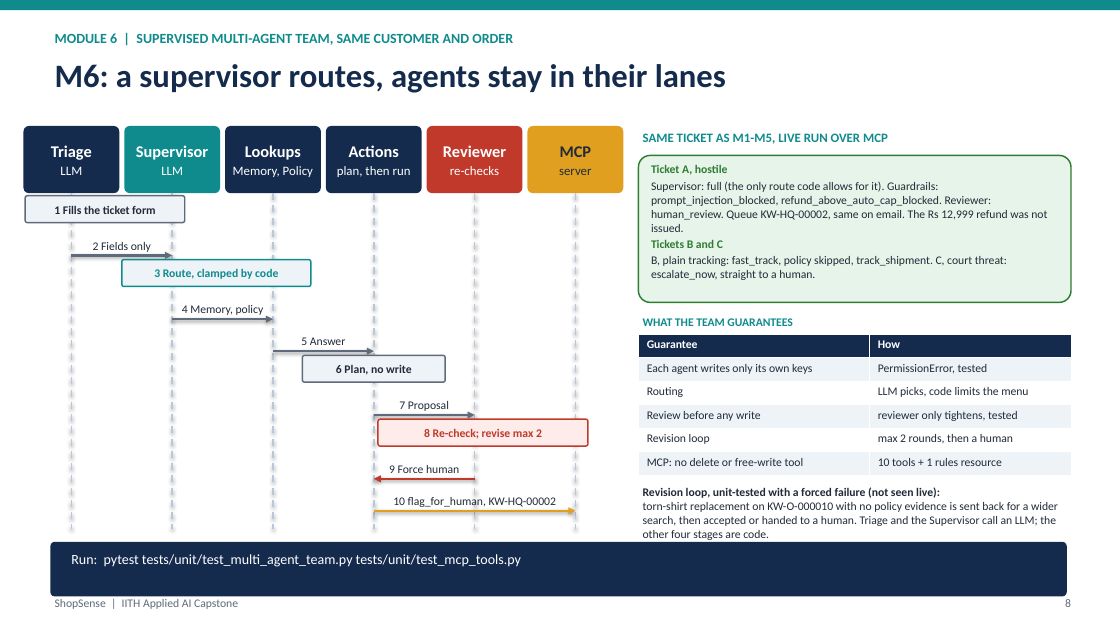
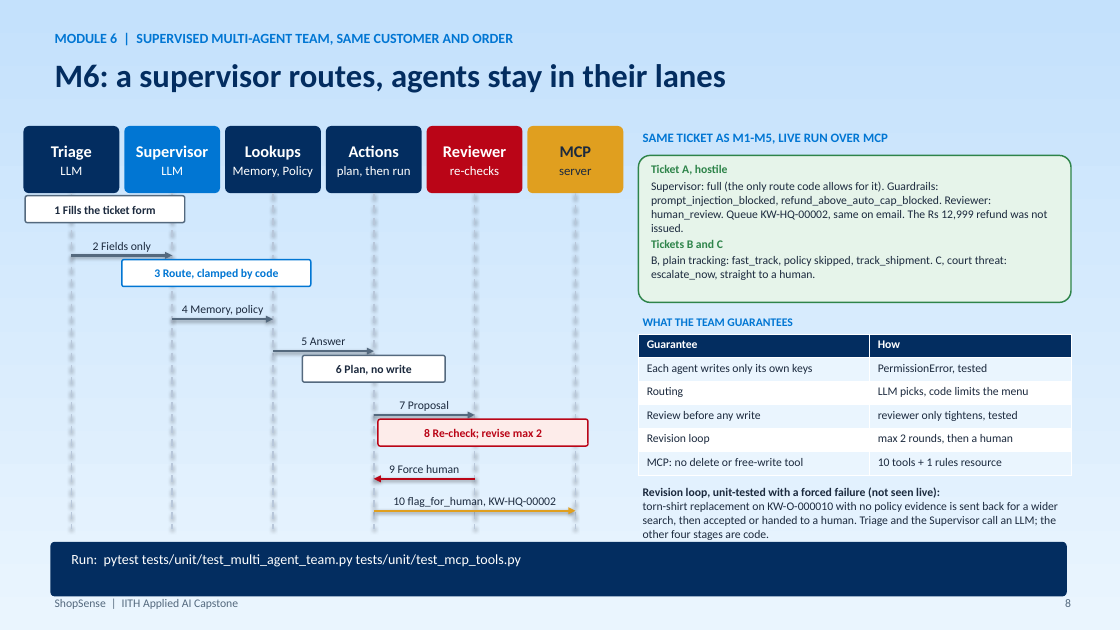
Before and after one commit to abhraj786/iith-ai-capstone-shopsense, a slide deck: slide 8 of docs/deck/iith-ai-capstone-shopsense.pptx. Drawn at 1120x630 pixels with LibreOffice and Linux fonts; fonts in the diff are those of the drawing. Boxes give left, top, right and bottom in pixels: in the first picture for what was removed or moved away, otherwise in the second. Text is boxed around its words. In the diff, an @@ line names an element or a change of style, - is before the commit and + after.

Commit message:
Deck: pale-blue gradient background, white cards, navy and bright-blue palette

```diff
--- a/docs/deck/iith-ai-capstone-shopsense.pptx
+++ b/docs/deck/iith-ai-capstone-shopsense.pptx
@@ background #FFFFFF to gradient #EAF5FE to #C4E1FC @@
@@ rectangle removed at <box>0,0,1120,10</box> @@
@@ text "M6: a supervisor routes, agents ..." at <box>55,64,726,93</box>: text colour #142B4D to #032D60 @@
@@ rounded rectangle "Supervisor" at <box>124,126,220,193</box>: fill #0F8B8D to #0176D3 @@
@@ rounded rectangle "Reviewer" at <box>427,126,523,193</box>: fill #C0392B to #BA0517 @@
@@ rounded rectangle at <box>639,155,1071,302</box>: outline #2E7D32 1.25 pt to #2E844A 1.25 pt @@
@@ text "Ticket A, hostile" at <box>651,165,1047,280</box>: text colour #2E7D32 to #2E844A in "Ticket A, hostile", "Tickets B and C"; text colour #222B38 to #1C2A3E @@
@@ rounded rectangle at <box>25,196,185,223</box>: fill #EEF3F8 to #FFFFFF; outline #5F6B7A 1.25 pt to #54697E 1.25 pt @@
@@ arrow (71, 255) - (172, 255): stroke #5F6B7A 2 pt to #54697E 2 pt @@
@@ rounded rectangle at <box>122,260,311,287</box>: fill #EEF3F8 to #FFFFFF; outline #0F8B8D 1.25 pt to #0176D3 1.25 pt @@
@@ arrow (172, 319) - (273, 319): stroke #5F6B7A 2 pt to #54697E 2 pt @@
@@ text colour #0F8B8D to #0176D3 in 4 elements at <box>55,33,513,45</box>, <box>154,268,278,279</box>, <box>643,133,888,144</box>, <box>643,318,793,326</box> @@
@@ arrow (273, 351) - (374, 351): stroke #5F6B7A 2 pt to #54697E 2 pt @@
@@ rounded rectangle at <box>302,355,445,382</box>: fill #EEF3F8 to #FFFFFF; outline #5F6B7A 1.25 pt to #54697E 1.25 pt @@
@@ table at <box>639,334,1071,476</box> @@
@@ fill #142B4D to #032D60 in row 1 @@
@@ fill #EEF3F8 to #EAF5FE in 6 cells @@
@@ text colour #222B38 to #1C2A3E @@
@@ arrow (374, 415) - (475, 415): stroke #5F6B7A 2 pt to #54697E 2 pt @@
@@ rounded rectangle at <box>378,419,588,446</box>: outline #C0392B 1.25 pt to #BA0517 1.25 pt @@
@@ text "8 Re-check; revise max 2" at <box>424,428,542,438</box>: text colour #C0392B to #BA0517 @@
@@ arrow (475, 479) - (374, 479): stroke #C0392B 2 pt to #BA0517 2 pt @@
@@ text colour #222B38 to #1C2A3E in 10 elements at <box>528,126,623,193</box>, <box>54,205,155,214</box>, <box>93,242,151,252</box>, <box>182,305,264,315</box>, <box>301,337,345,345</box>, <box>336,365,411,375</box>, <box>399,401,449,411</box>, <box>389,465,459,473</box>, <box>393,497,556,507</box>, <box>643,487,1058,540</box> @@
@@ fill #142B4D to #032D60 in 4 elements at <box>24,126,119,193</box>, <box>225,126,321,193</box>, <box>326,126,422,193</box>, <box>50,542,1067,597</box> @@
@@ text "ShopSense | IITH Applied AI ..." at <box>55,599,238,609</box>: text colour #5F6B7A to #54697E @@
@@ text "8" at <box>1065,599,1071,607</box>: text colour #5F6B7A to #54697E @@
```
Also in this commit, not shown: 9 other slides changed, 1 other file.
